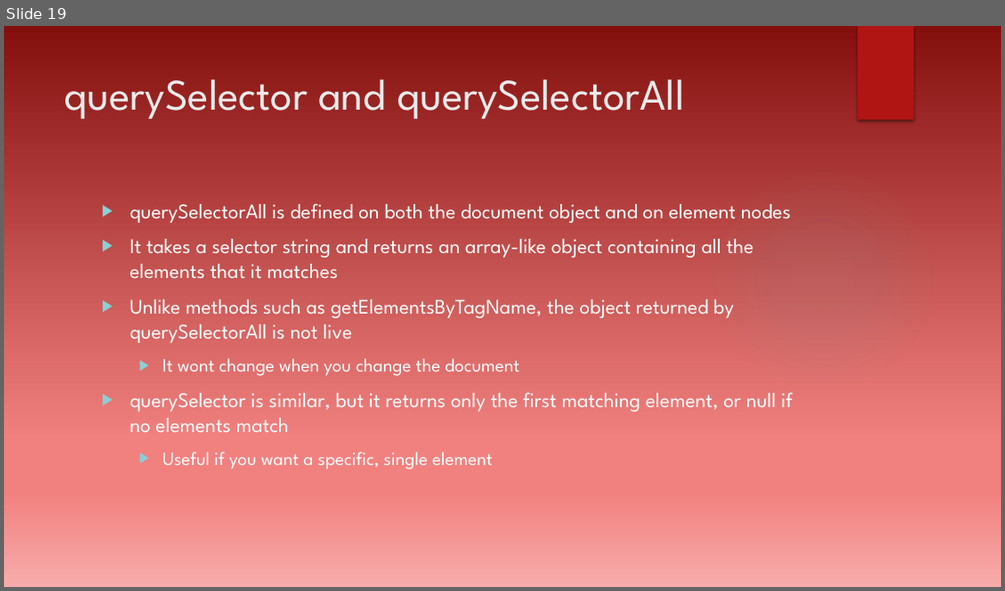
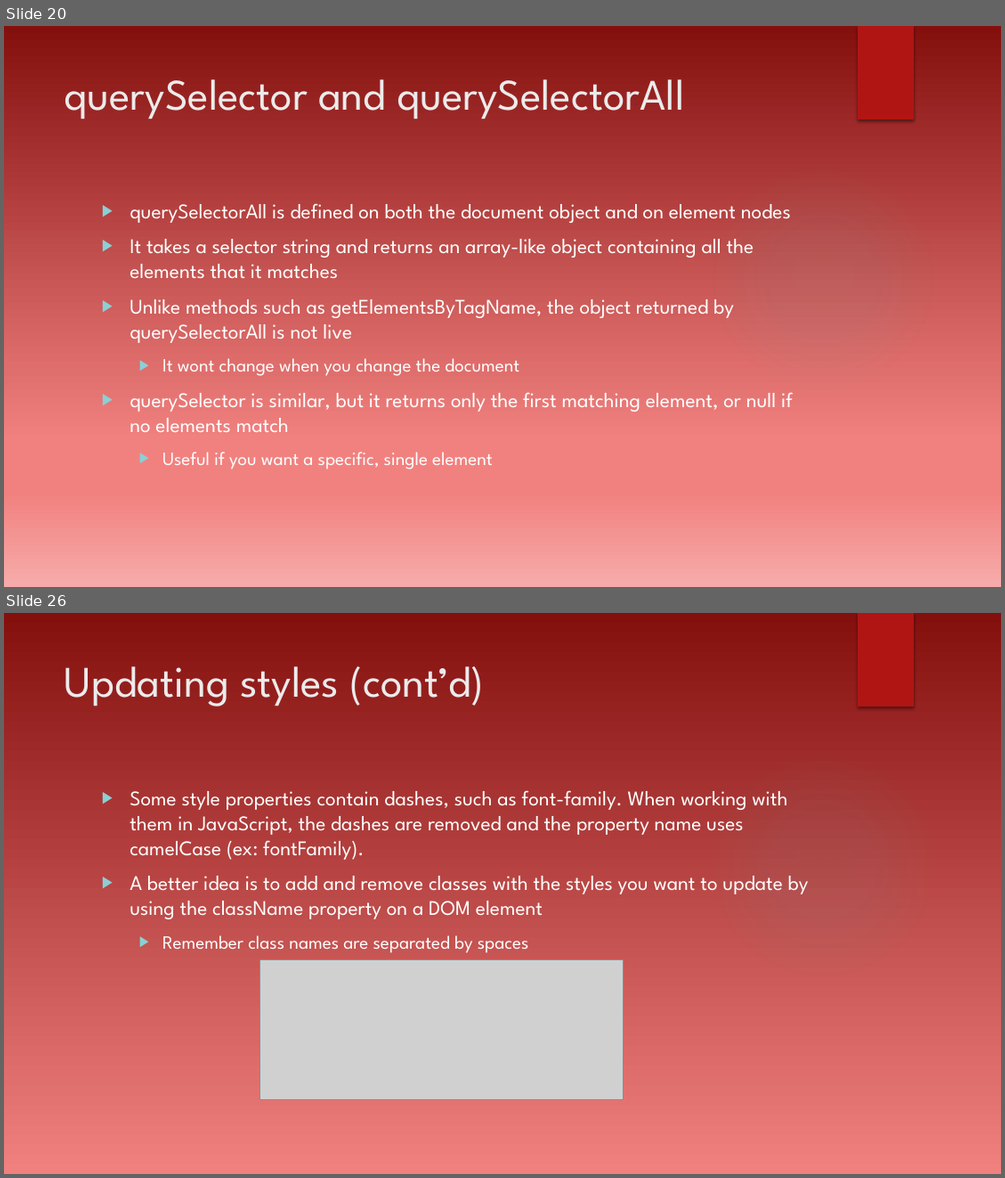
Before and after one commit to dtarvin/evening-work, a slide deck: document-object-model-presentation/Document Object Model.pptx. Shown one above the other, each under a label of ours: slide 19 before the commit, slides 20 and 26 after it; the slides between them are not shown. The pictures are 1005x591 and 1005x1178 pixels, drawn with LibreOffice and Linux fonts; fonts in the diff are those of the drawing; grey boxes stand for pictures; background and template pictures are left out. Boxes give left, top, right and bottom in pixels: in the first picture for what was removed or moved away, otherwise in the second. Text is boxed around its words. In the diff, an @@ line names an element or a change of style, - is before the commit and + after.

```diff
--- a/document-object-model-presentation/Document Object Model.pptx
+++ b/document-object-model-presentation/Document Object Model.pptx
@@ slide 26 added at (4,613,1001,1174), background gradient #84100E to #F1817F to #F6ABAA; not listed: 2 template elements that a slide beside it also shows @@
@@ title added at (65,666,484,706), 42 pt, text #EBEBEB @@
+Updating styles (cont’d)
@@ text added at (129,790,809,953), 20 pt, text #FFFFFF @@
+▶ Some style properties contain dashes, such as font-family. When working with them in JavaScript, the dashes are removed and the property name uses camelCase (ex: fontFamily).
+▶ A better idea is to add and remove classes with the styles you want to update by using the className property on a DOM element
+  ▶ Remember class names are separated by spaces
@@ picture added at (259,960,623,1100) @@
@@ what was slide 19 is now slide 20 @@
```
Also in this commit, not shown: 1 slide changed, 15 other slides added.
